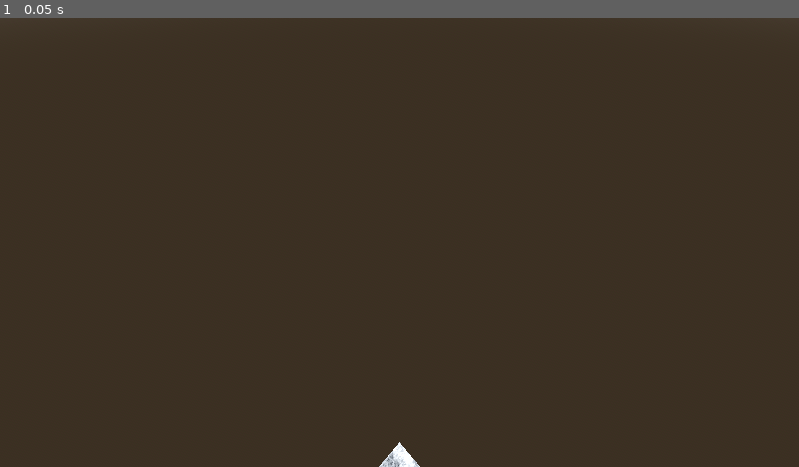
Above: before the commit, frame 1.
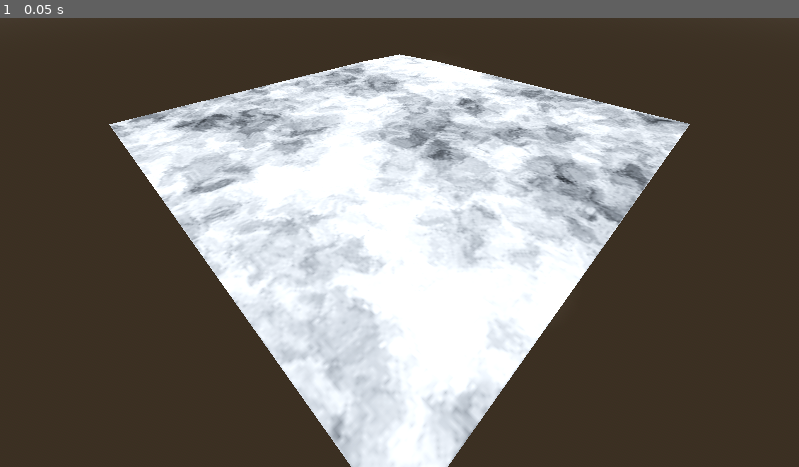
Above: after the commit, the same moment.

Repository: perfectwing1236/COMP-360-Group-2
Game: Godot game, scene res://root.tscn
The game is run twice, just before and just after one commit, with the same random seed, the same clock (stepped at 60 frames per second) and the same inputs.
Inputs:
- Up to frame 1 (0.05 s): no input

The runs differ from the first frame. In frame 1, 38% of the frame differs, in the area x 13-87%, y 8-100%.

Commit message:
Fixed Camera.

Diff:
--- a/root.tscn
+++ b/root.tscn
@@ -28,4 +28,4 @@
 script = ExtResource("1_p244r")
 
 [node name="Camera3D" type="Camera3D" parent="."]
-transform = Transform3D(-0.707107, 0.5, -0.5, -1.42109e-14, 0.707107, 0.707107, 0.707107, 0.5, -0.5, 0, 38, 0)
+transform = Transform3D(-0.707107, 0.5, -0.5, -1.42109e-14, 0.707107, 0.707107, 0.707107, 0.5, -0.5, 0, 2, 0)
